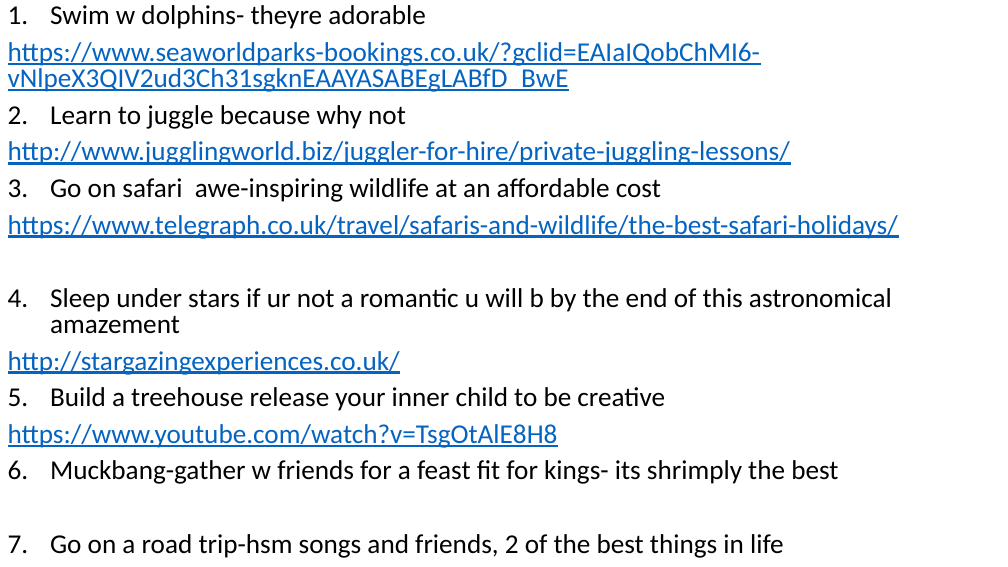
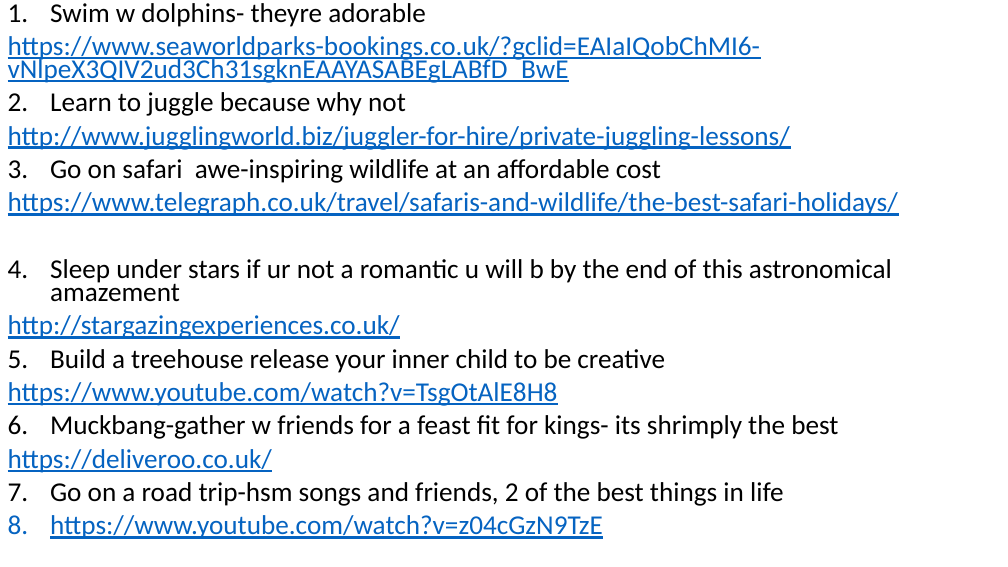
Before and after one commit to putpsil03/RealThing, a slide deck: slide 6 of places to go things to do image codes.pptx. Drawn at 1008x567 pixels with LibreOffice and Linux fonts; fonts in the diff are those of the drawing. Boxes give left, top, right and bottom in pixels: in the first picture for what was removed or moved away, otherwise in the second. Text is boxed around its words. In the diff, an @@ line names an element or a change of style, - is before the commit and + after.

Commit message:
more links

```diff
--- a/places to go things to do image codes.pptx
+++ b/places to go things to do image codes.pptx
@@ text at (8, 3, 898, 506): line spacing 0.8 to 0.7 @@
@@ text at (8, 449, 272, 473): paragraph added @@
+https://deliveroo.co.uk/
@@ text at (50, 515, 603, 539): paragraph added @@
+2. https://www.youtube.com/watch?v=z04cGzN9TzE
```
